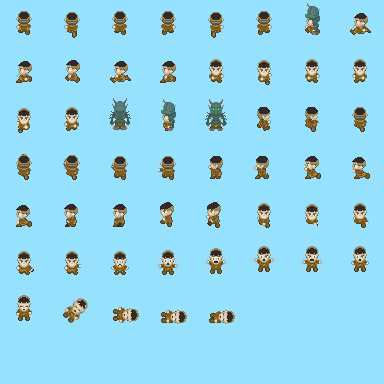
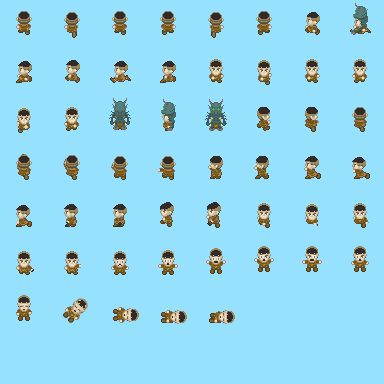
The second 384x384 image is a revision of the first. Changes to its layers:
painted on "Вставленный слой #2" over box(305, 3, 368, 35)
